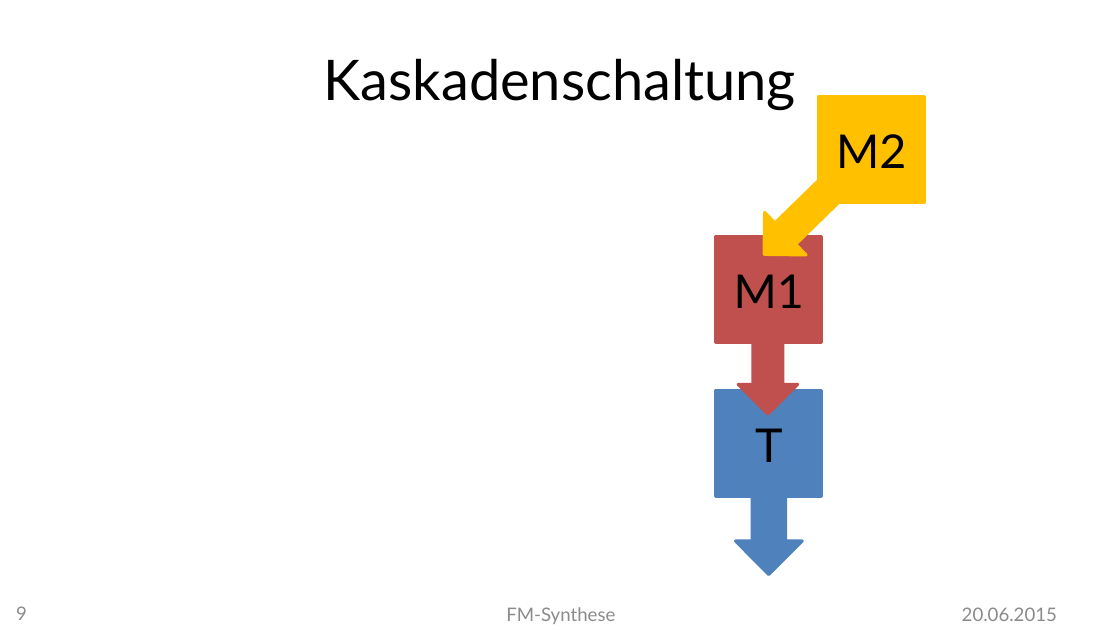
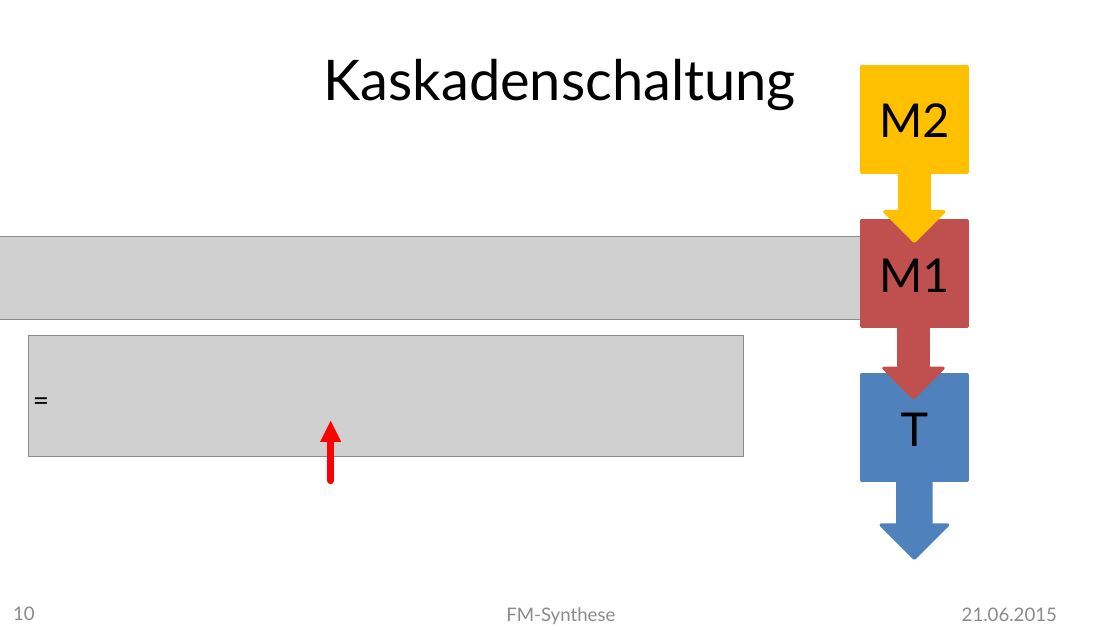
Before and after one commit to MBulli/VSeminar, a slide deck: slide 10 of Praesentation/FMSynthese-Matze.pptx (slide 9 before the commit). Drawn at 1120x630 pixels with LibreOffice and Linux fonts; fonts in the diff are those of the drawing; grey boxes stand for pictures; background and template pictures are left out. Boxes give left, top, right and bottom in pixels: in the first picture for what was removed or moved away, otherwise in the second. Text is boxed around its words. In the diff, an @@ line names an element or a change of style, - is before the commit and + after.

```diff
--- a/Praesentation/FMSynthese-Matze.pptx
+++ b/Praesentation/FMSynthese-Matze.pptx
@@ rectangle "M2": place and size @@
-rectangle "M2" at [819, 96, 924, 202]
+rectangle "M2" at [861, 66, 967, 171]
@@ down arrow at [885, 121, 944, 241]: rotation 45 to 0 degrees @@
@@ picture added at [0, 236, 885, 320] @@
@@ picture added at [29, 336, 745, 457] @@
@@ text added at [21, 376, 58, 421], 18 pt, text #000000 @@
+=
@@ arrow added from (330, 480) to (330, 421), #FF0000 4.5 pt @@
@@ 2 rectangles, 2 down arrows: place and size @@
-2 rectangles, 2 down arrows at [716, 236, 821, 575]
+2 rectangles, 2 down arrows at [861, 221, 967, 558]
@@ page number at [13, 606, 35, 620]: text changed @@
-9
+10
@@ text at [962, 607, 1057, 621]: text changed @@
-20.06.2015
+21.06.2015
```
Also in this commit, not shown: 10 other slides changed, 3 slides added, 1 other file.
